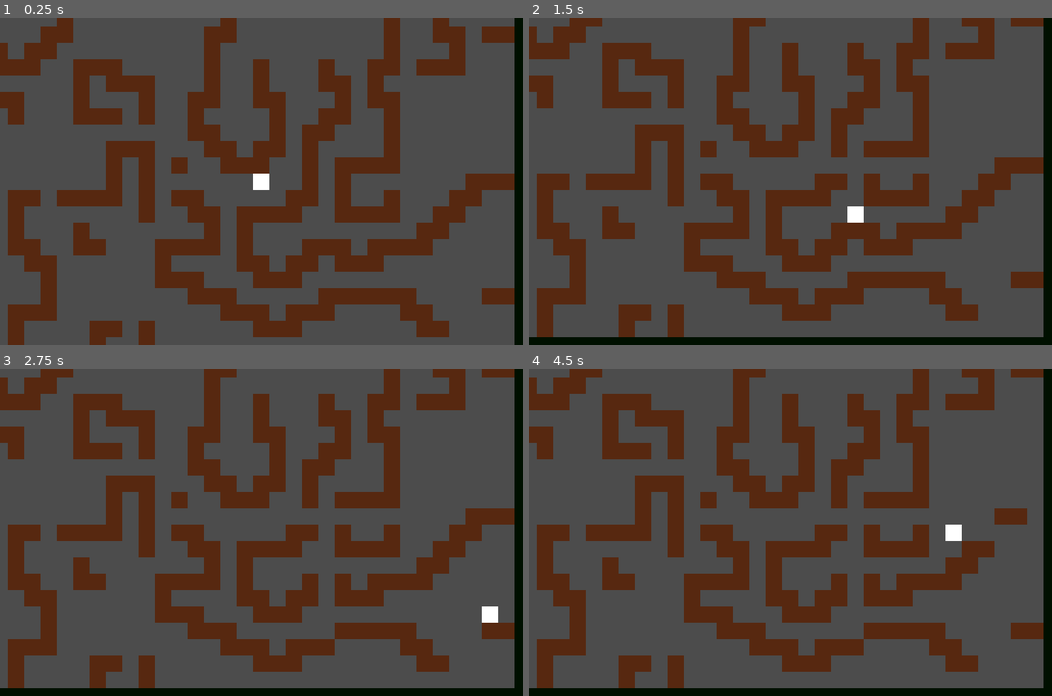
Above: before the commit, frames 1-4 (two rows, left to right).
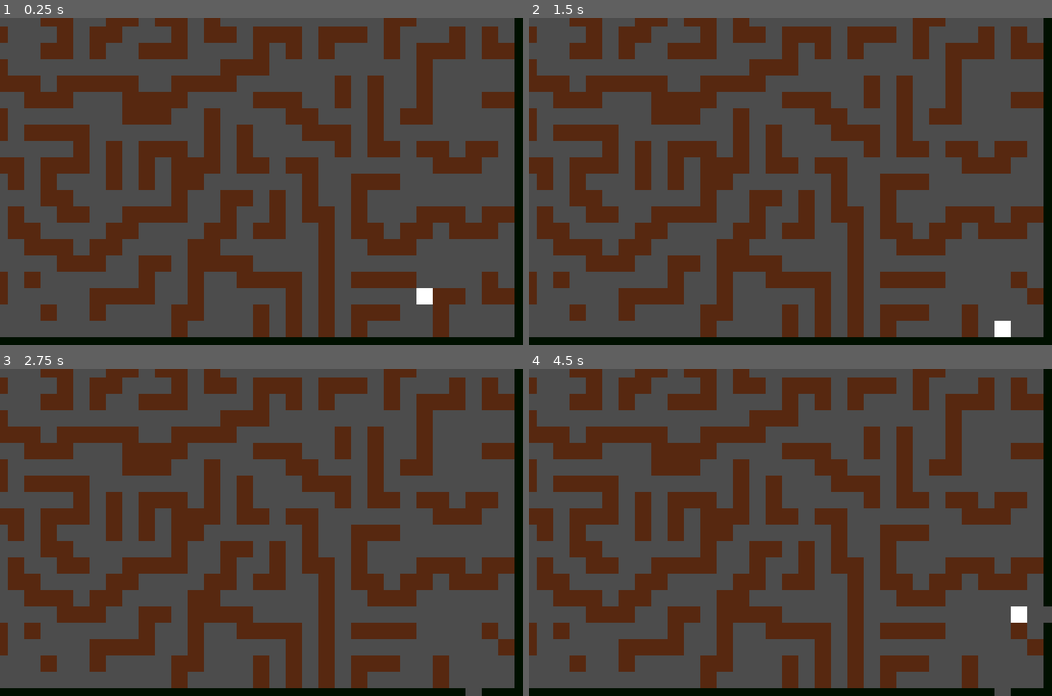
Above: after the commit, the same moments.

Repository: LucasCarrias/Topdown-Pathfinder
Game: Godot game, scene res://Scenes/Game.tscn
Same seed, same stepped clock (60 frames per second), same inputs: the game is played once before the commit and once after it.
Inputs:
- Up to frame 1 (0.25 s): no input
- Up to frame 2 (1.5 s): tap Enter (ui_accept) at 0.5, 0.77, 1.25 s; hold Right (ui_right) 0.53-1.28 s; hold Down (ui_down) from 1.28 s (still down)
- Up to frame 3 (2.75 s): tap Enter (ui_accept) at 1.52, 2 s; release Down (ui_down) at 2.03 s; hold Right (ui_right) from 2.03 s (still down)
- Up to frame 4 (4.5 s): release Right (ui_right) at 2.78 s; hold Up (ui_up) 2.78-3.53 s; tap Enter (ui_accept) at 3.02, 3.5, 3.77, 4.25 s; hold Left (ui_left) from 3.53 s (still down)

The runs differ from the first frame. In frame 1, 45% of the frame differs, in the area x 0-99%, y 0-100%; in frame 2, 42%; in frame 3, 42%; in frame 4, 42%.

Commit message:
Add loop limit on set_rand_pos() on Wall

Diff:
--- a/Scripts/MapGenerator.gd
+++ b/Scripts/MapGenerator.gd
@@ -11,8 +11,8 @@
 
 func _ready():
 	rng.randomize()
-	while get_child_count() < 200:
-		walls_generator(100)
+	while get_child_count() < 220:
+		walls_generator(rng.randi_range(5,50))
 	create_borders()
 
 func _process(delta):
--- a/Scripts/Wall.gd
+++ b/Scripts/Wall.gd
@@ -50,13 +50,15 @@
 	#If no surround is true, the objtect will only be set on a free 3x3 square
 	#Bug: no surround issue excepcted on maps with 300 or more walls
 	var done = false
-	while not done:
+	var loops = 0
+	while not done and loops <= 1000:
 		var pos_x = 32*floor(rng.randi_range(1,  WINDOW_GRID.x-1))
 		var pos_y = 32*floor(rng.randi_range(1,  WINDOW_GRID.y-1))
 		global_position = Vector2(pos_x, pos_y)
 		done = is_single_pos(global_position) and is_pos_on_window(global_position)
-		if no_surround:
+		if no_surround and loops <= 500:
 			done = is_no_surround(global_position)
+		loops += 1
 
 func is_single_pos(pos):
 	for i in range(get_parent().get_child_count()-1):
